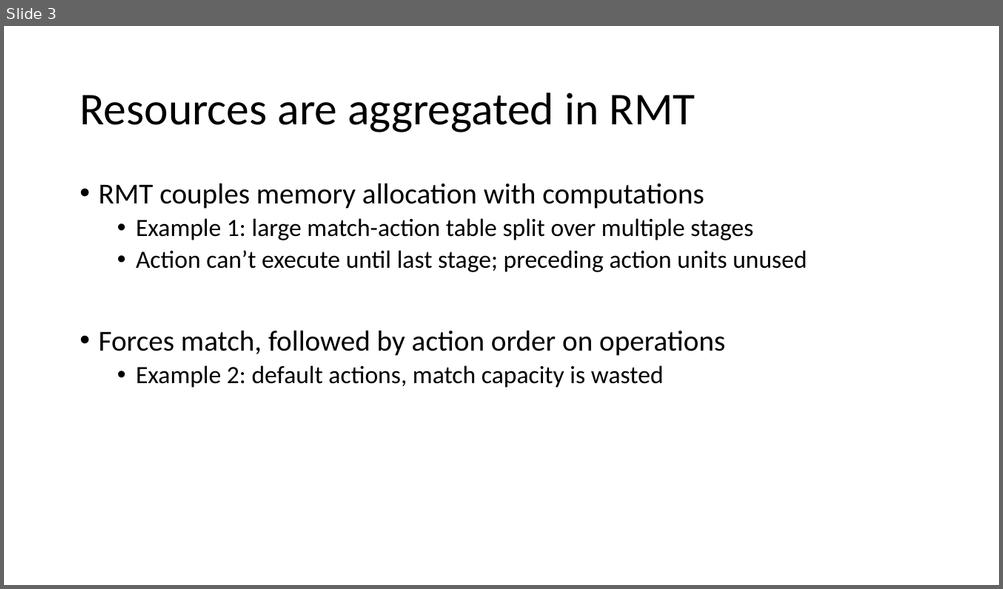
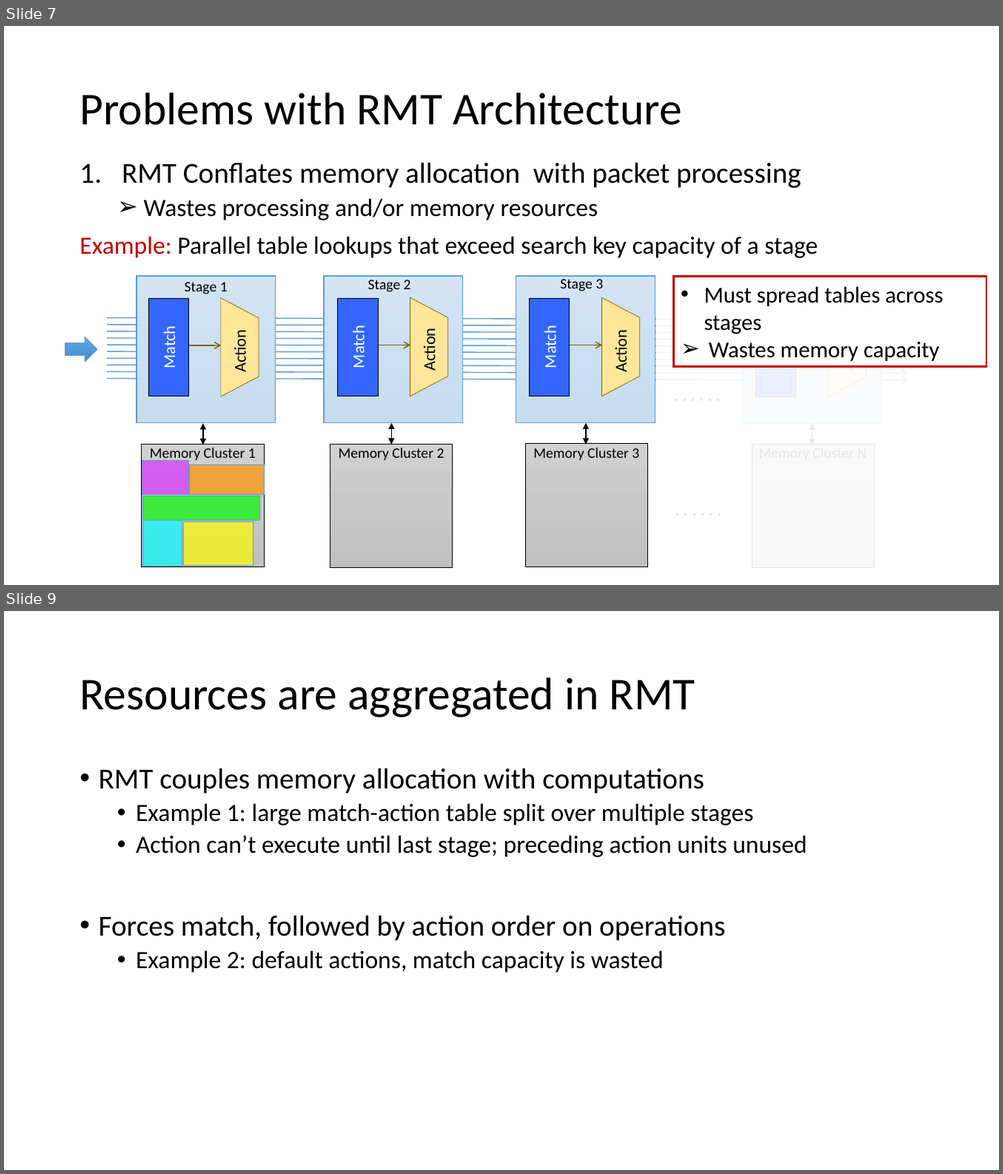
Before and after one commit to anirudhSK/drmt_talk, a slide deck: drmt.pptx. Shown one above the other, each under a label of ours: slide 3 before the commit, slides 7 and 9 after it; the slides between them are not shown. The pictures are 1003x589 and 1003x1174 pixels, drawn with LibreOffice and Linux fonts; fonts in the diff are those of the drawing. Boxes give left, top, right and bottom in pixels: in the first picture for what was removed or moved away, otherwise in the second. Text is boxed around its words. In the diff, an @@ line names an element or a change of style, - is before the commit and + after.

```diff
--- a/drmt.pptx
+++ b/drmt.pptx
@@ slide 7 added at box(4, 26, 999, 585), background #FFFFFF @@
@@ title added at box(79, 93, 681, 125), 44 pt, text #000000 @@
+Problems with RMT Architecture
@@ text added at box(79, 162, 817, 258), 24 pt, text #000000 @@
+1. RMT Conflates memory allocation with packet processing
+  ➢ Wastes processing and/or memory resources
+Example: Parallel table lookups that exceed search key capacity of a stage
@@ rectangle added at box(656, 263, 994, 585), fill #FFFFFF at 90% opacity @@
@@ rectangle added at box(673, 277, 987, 367), fill #FFFFFF, outline #C00000 2 pt, 22 pt, text #000000 @@
+• Must spread tables across stages
+➢ Wastes memory capacity
@@ group added at box(65, 276, 908, 568): 16 rectangles, 13 arrows, 8 texts, 6 lines, 4 trapezoids, 4 double arrows, 1 right arrow @@
+Stage 1
+Stage 2
+Stage 3
+Match
+Action
+Match
+Action
+Match
+Action
+Memory Cluster 1
+Memory Cluster 2
+Memory Cluster 3
+Stage N
+Match
+Action
@@ rectangle added at box(142, 461, 188, 494), fill #D92AFF at 68% opacity, outline #5B9BD5 0.5 pt @@
@@ rectangle added at box(190, 466, 264, 495), fill #FF9300 at 70% opacity, outline #5B9BD5 0.5 pt @@
@@ rectangle added at box(143, 496, 260, 520), fill #00FA00 at 70% opacity, outline #5B9BD5 0.5 pt @@
@@ rectangle added at box(143, 520, 182, 566), fill #00FDFF at 70% opacity, outline #5B9BD5 0.5 pt @@
@@ rectangle added at box(183, 522, 253, 565), fill #FFFC00 at 70% opacity, outline #5B9BD5 0.5 pt @@
@@ what was slide 3 is now slide 9 @@
```
Also in this commit, not shown: 3 slides changed, 5 other slides added.
